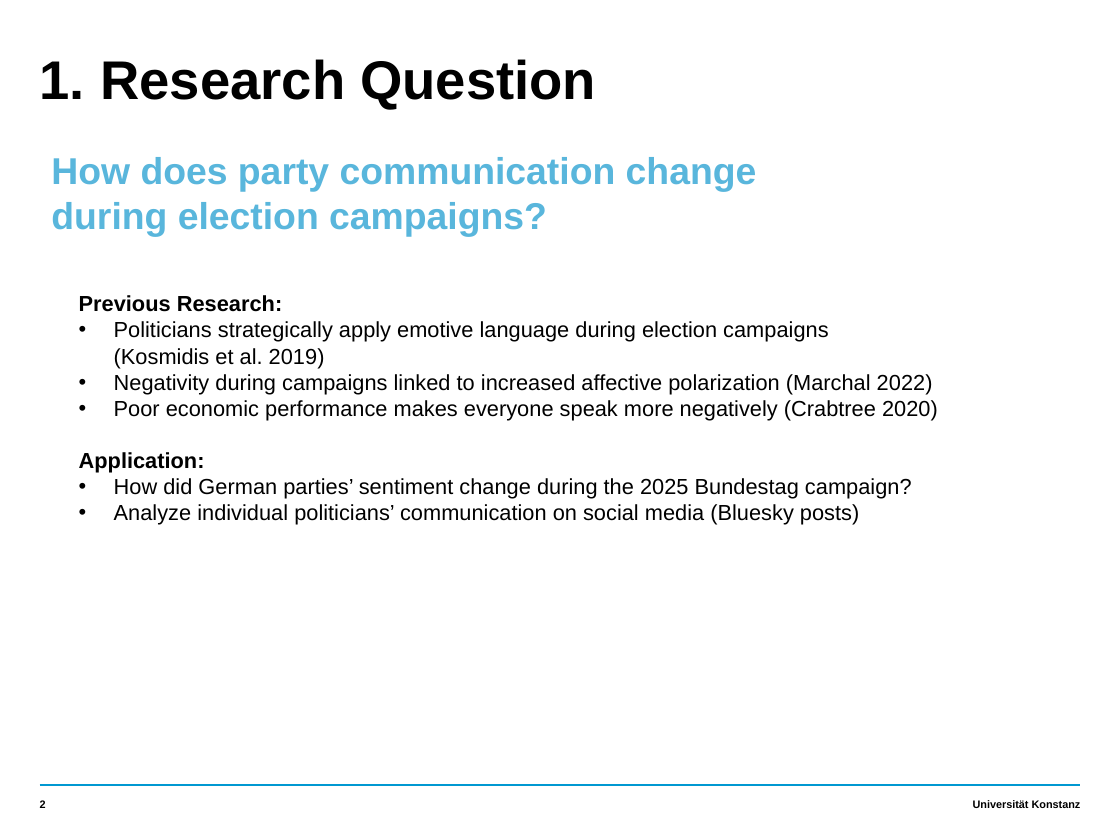
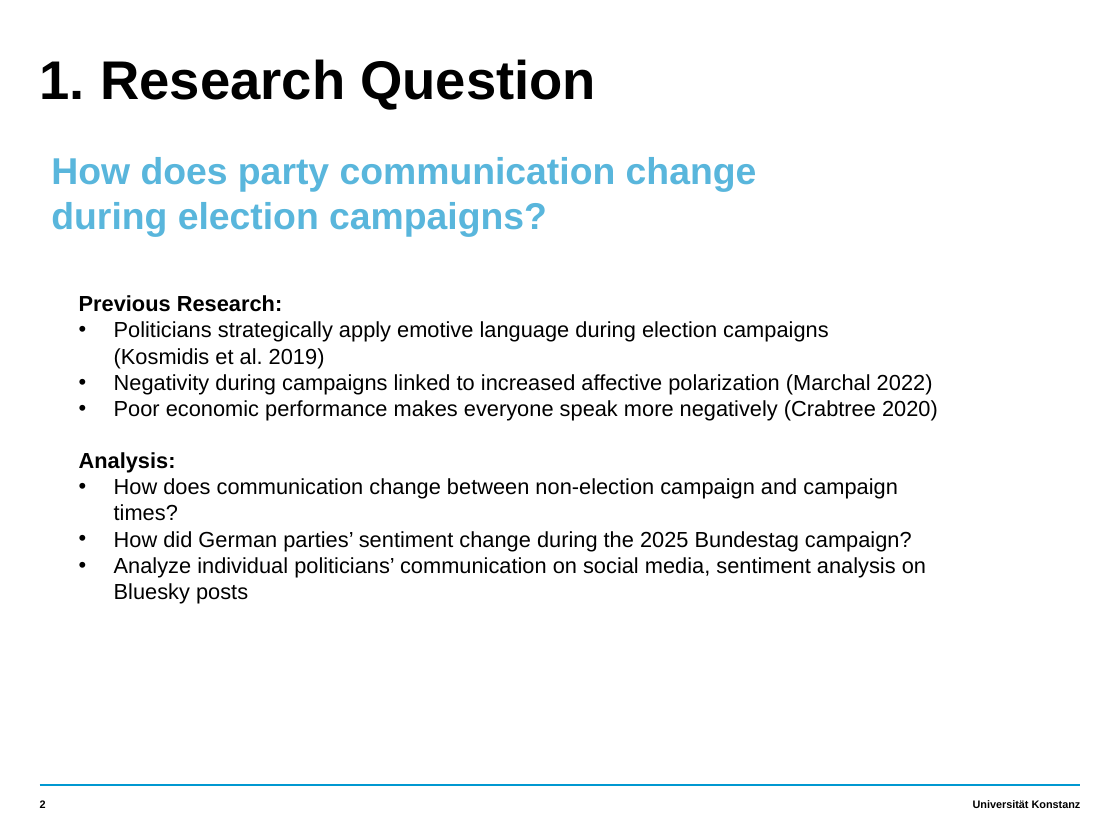
Before and after one commit to MaximilianWeiland/SMDA_Final_Project, a slide deck: slide 2 of project_presentation.pptx. Drawn at 1120x840 pixels with LibreOffice and Linux fonts; fonts in the diff are those of the drawing. Boxes give left, top, right and bottom in pixels: in the first picture for what was removed or moved away, otherwise in the second. Text is boxed around its words. In the diff, an @@ line names an element or a change of style, - is before the commit and + after.

```diff
--- a/project_presentation.pptx
+++ b/project_presentation.pptx
@@ text at box(79, 452, 898, 521): text changed; bold off @@
-Application:
+Analysis:
+• How does communication change between non-election campaign and campaign times?
@@ text at box(114, 557, 926, 604): text changed @@
-• Analyze individual politicians’ communication on social media (Bluesky posts)
+• Analyze individual politicians’ communication on social media, sentiment analysis on Bluesky posts
```
Also in this commit, not shown: 2 other slides changed, 2 other files.
